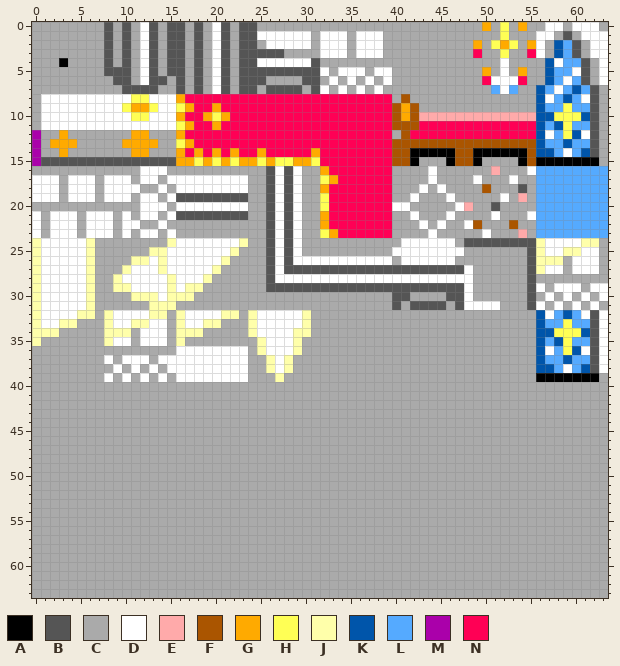
File history of a pixel-art sprite, map/tile5.png. Above, as it was before the edit.
The file is 64x64 pixels.
Palette (. is transparent): A #000000  B #555555  C #aaaaaa  D #ffffff  E #ffaaaa  F #aa5500  G #ffaa00  H #ffff55  J #ffffaa  K #0055aa  L #55aaff  M #aa00aa  N #ff0055
After the commit:
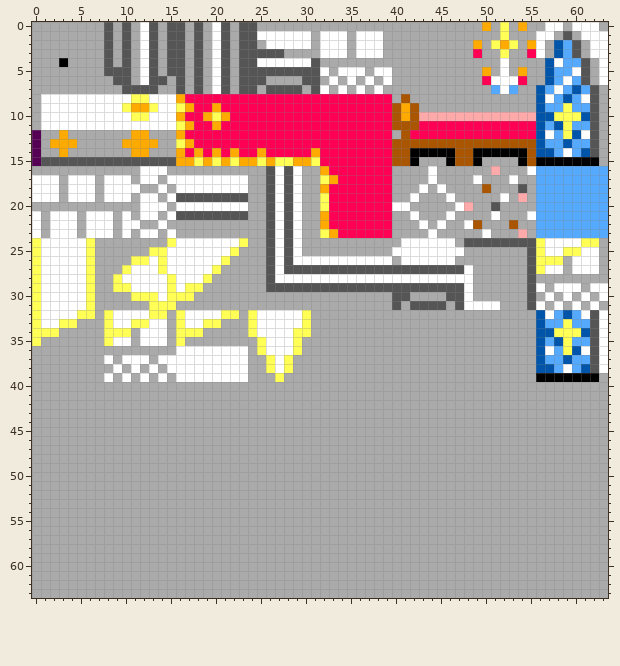
Diff:
{"colour":"M","old":"#aa00aa","new":"#550055"}
{"y":24,"x":0,"old":"J","new":"H"}
{"y":24,"x":6,"old":"J","new":"H"}
{"y":24,"x":15,"old":"J","new":"H"}
{"y":24,"x":23,"old":"J","new":"H"}
{"y":24,"x":56,"old":"J","new":"H"}
{"y":24,"x":61,"old":"JJ","new":"HH"}
{"y":25,"x":0,"old":"J","new":"H"}
{"y":25,"x":6,"old":"J","new":"H"}
{"y":25,"x":13,"old":"JJ","new":"HH"}
{"y":25,"x":22,"old":"J","new":"H"}
{"y":25,"x":56,"old":"J","new":"H"}
{"y":25,"x":59,"old":"JJ","new":"HH"}
{"y":26,"x":0,"old":"J","new":"H"}
{"y":26,"x":6,"old":"J","new":"H"}
{"y":26,"x":11,"old":"JJ","new":"HH"}
{"y":26,"x":14,"old":"J","new":"H"}
{"y":26,"x":21,"old":"J","new":"H"}
{"y":26,"x":56,"old":"JJJ","new":"HHH"}
{"y":27,"x":0,"old":"J","new":"H"}
{"y":27,"x":6,"old":"J","new":"H"}
{"y":27,"x":10,"old":"J","new":"H"}
{"y":27,"x":14,"old":"J","new":"H"}
{"y":27,"x":20,"old":"J","new":"H"}
{"y":27,"x":56,"old":"J","new":"H"}
{"y":28,"x":0,"old":"J","new":"H"}
{"y":28,"x":6,"old":"J","new":"H"}
{"y":28,"x":9,"old":"J","new":"H"}
{"y":28,"x":15,"old":"J","new":"H"}
{"y":28,"x":19,"old":"J","new":"H"}
{"y":29,"x":0,"old":"J","new":"H"}
{"y":29,"x":6,"old":"J","new":"H"}
{"y":29,"x":9,"old":"JJ","new":"HH"}
{"y":29,"x":15,"old":"J","new":"H"}
{"y":29,"x":17,"old":"JJ","new":"HH"}
{"y":30,"x":0,"old":"J","new":"H"}
{"y":30,"x":6,"old":"J","new":"H"}
{"y":30,"x":11,"old":"JJJ","new":"HHH"}
{"y":30,"x":15,"old":"JJJ","new":"HHH"}
{"y":31,"x":0,"old":"J","new":"H"}
{"y":31,"x":6,"old":"J","new":"H"}
{"y":31,"x":13,"old":"JJJ","new":"HHH"}
{"y":32,"x":0,"old":"J","new":"H"}
{"y":32,"x":5,"old":"JJ","new":"HH"}
{"y":32,"x":8,"old":"J","new":"H"}
{"y":32,"x":13,"old":"JJ","new":"HH"}
{"y":32,"x":16,"old":"J","new":"H"}
{"y":32,"x":21,"old":"JJ","new":"HH"}
{"y":32,"x":24,"old":"J","new":"H"}
{"y":32,"x":30,"old":"J","new":"H"}
{"y":33,"x":0,"old":"J","new":"H"}
{"y":33,"x":3,"old":"JJ","new":"HH"}
{"y":33,"x":8,"old":"J","new":"H"}
{"y":33,"x":11,"old":"JJ","new":"HH"}
{"y":33,"x":16,"old":"J","new":"H"}
{"y":33,"x":19,"old":"JJ","new":"HH"}
{"y":33,"x":24,"old":"J","new":"H"}
{"y":33,"x":30,"old":"J","new":"H"}
{"y":34,"x":0,"old":"JJJ","new":"HHH"}
{"y":34,"x":8,"old":"JJJ","new":"HHH"}
{"y":34,"x":16,"old":"JJJ","new":"HHH"}
{"y":34,"x":24,"old":"J","new":"H"}
{"y":34,"x":29,"old":"JJ","new":"HH"}
{"y":35,"x":0,"old":"J","new":"H"}
{"y":35,"x":8,"old":"J","new":"H"}
{"y":35,"x":16,"old":"J","new":"H"}
{"y":35,"x":25,"old":"J","new":"H"}
{"y":35,"x":29,"old":"J","new":"H"}
{"y":36,"x":25,"old":"J","new":"H"}
{"y":36,"x":29,"old":"J","new":"H"}
{"y":37,"x":26,"old":"J","new":"H"}
{"y":37,"x":28,"old":"J","new":"H"}
{"y":38,"x":26,"old":"J","new":"H"}
{"y":38,"x":28,"old":"J","new":"H"}
{"y":39,"x":27,"old":"J","new":"H"}
{"label":"changed","picture_box":[32,130,41,166]}
{"label":"changed","picture_box":[32,238,311,382]}
{"label":"changed","picture_box":[536,238,599,274]}
